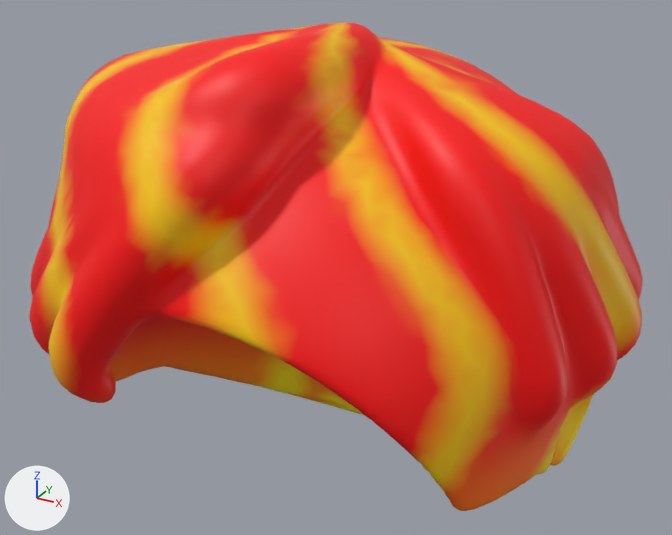
Before and after pictures for a commit that changed the glTF model apps/web/public/avatar-kit/hair/side-part.glb.
The view is the same before and after, from a camera (50 mm lens) standing at (1.5, -2.75, 1.72) and looking at (-0.03, 0.04, 0.32). Every picture has the same lights, and +X, +Y and +Z are marked at lower left. The older version comes first. Both versions are drawn at full value of the shape key 'idHeadNarrow' of 'Mesh_0'; the numbers are the values there.
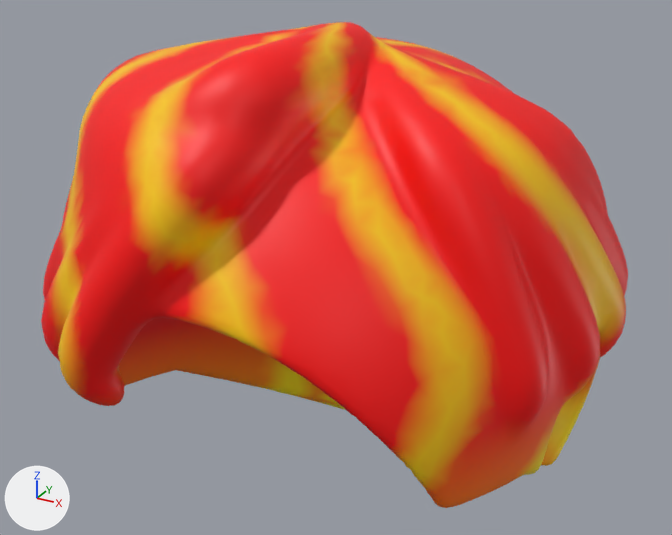
Pixel boxes [x1, y1, x2, y2] of what changed, in the pictures (672 x 535 px):
'Mesh_0', reshaped, moved, rescaled
    before: [29, 22, 643, 511]
    after: [41, 22, 628, 508]

Diff of the bpy script that builds the scene:
```diff
--- a/apps/web/public/avatar-kit/hair/side-part.glb.py
+++ b/apps/web/public/avatar-kit/hair/side-part.glb.py
@@ me_mesh_0 @@
 # used by ob_mesh_0; parent = ob_part; location = (-1.284, 1.189, -0.491); scale = (0.000153, 0.000153, 0.000153)
-me_mesh_0.from_pydata(...)  # 7002 vertices, 14000 faces; spans x 960.0..15335.0, y -14284.0..-263.0, z 274.0..11395.0
+me_mesh_0.from_pydata(...)  # 7002 vertices, 14000 faces; spans x 1650.0..14775.0, y -13839.0..-183.0, z 383.0..11196.0
+# me_mesh_0 part 1: 7002 of 7002 vertices moved; they spanned x 960.0..15335.0, y -14284.0..-263.0, z 274.0..11395.0 and now span x 1650.0..14775.0, y -13839.0..-183.0, z 383.0..11196.0; mean shift (65.0, 307.0, 0.0)
 me_mesh_0.materials.append(mat_defaultmaterial)
@@ ob_mesh_0 @@
 ob_mesh_0.parent = ob_part
-ob_mesh_0.location = (-1.284, 1.189, -0.491)
-ob_mesh_0.scale = (0.000153, 0.000153, 0.000153)
+ob_mesh_0.location = (-1.321, 1.178, -0.51)
+ob_mesh_0.scale = (0.000157, 0.000157, 0.000157)
```
